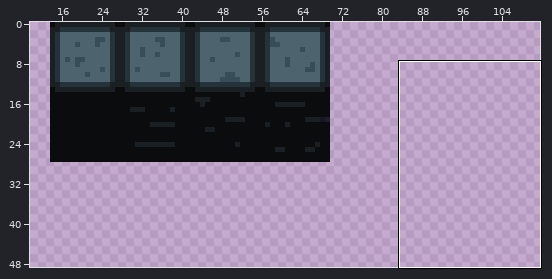
Two versions of one sprite sheet, assets/tileset.png. The first picture is a wide view before the edit; the outline marks the close-up.
Close-up. Before the edit:
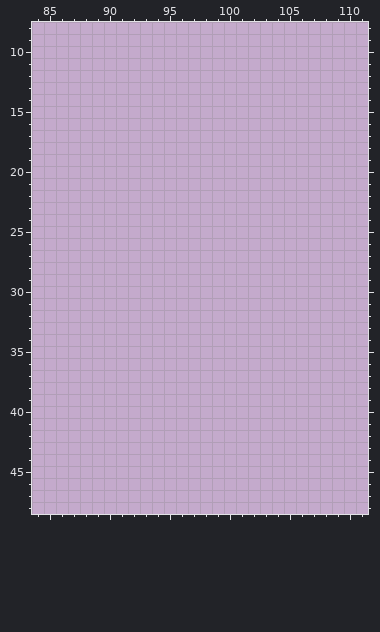
The file is 140x140 pixels. Colours within 5 levels of each other are drawn and written as one. Shown: x 84..111, y 8..48. The wide view leaves out empty margins.
Once edited:
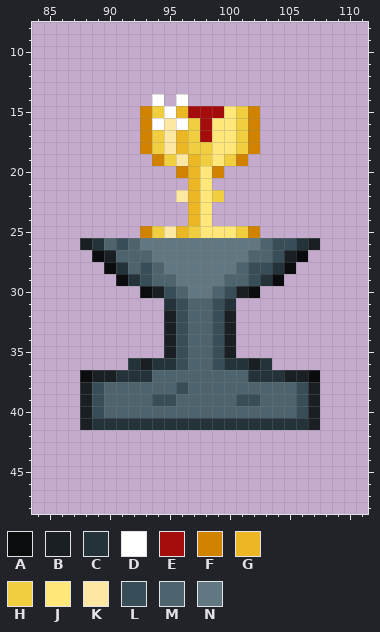
Palette (. is transparent): A #0b0c0d  B #191f22  C #24333a  D #ffffff  E #a50c0c  F #d18300  G #ebb725  H #f1ce40  J #ffe879  K #fde8a3  L #374e59  M #4d636d  N #617882
From old to new:
@@ x 84..111 @@
 13 ............................
-14 ............................
-15 ............................
-16 ............................
-17 ............................
-18 ............................
-19 ............................
-20 ............................
-21 ............................
-22 ............................
-23 ............................
-24 ............................
-25 ............................
-26 ............................
-27 ............................
-28 ............................
-29 ............................
-30 ............................
-31 ............................
-32 ............................
-33 ............................
-34 ............................
-35 ............................
-36 ............................
-37 ............................
-38 ............................
-39 ............................
-40 ............................
-41 ............................
+14 ..........D.D...............
+15 .........FHDGEEEJHF.........
+16 .........FDKDHEJJHF.........
+17 .........FHKGHEJJHF.........
+18 .........FHKGHHJJHF.........
+19 ..........FHKGHJHF..........
+20 ............FGJF............
+21 .............GJ.............
+22 ............KGJH............
+23 .............GJ.............
+24 .............GJ.............
+25 .........FHKGHJJJHF.........
+26 ....BCMLMNNNNNNNNNNMLLCB....
+27 .....ABMMMNNNNNNNNMMLBA.....
+28 ......ACMLMNNNNNNMLLCA......
+29 .......ACLMMNNNNMMLCA.......
+30 .........ABLMNNMLBA.........
+31 ...........CLMMLC...........
+32 ...........BLMMLB...........
+33 ...........BLMMLB...........
+34 ...........BLMMLB...........
+35 ...........BLMMLB...........
+36 ........CBCCLMMLCCBC........
+37 ....ABBCCCMMMMMMMMCCCBBA....
+38 ....BLMMMMMMLMMMMMMMMMLB....
+39 ....BLMMMMLLMMMMMLLMMMLB....
+40 ....BLMMMMMMMMMMMMMMMMLB....
+41 ....BCCCCCCCCCCCCCCCCCCB....
 42 ............................
Where, in picture pixels (left, top, right, bottom), the same in both close-ups:
added: (80, 94, 320, 430)
